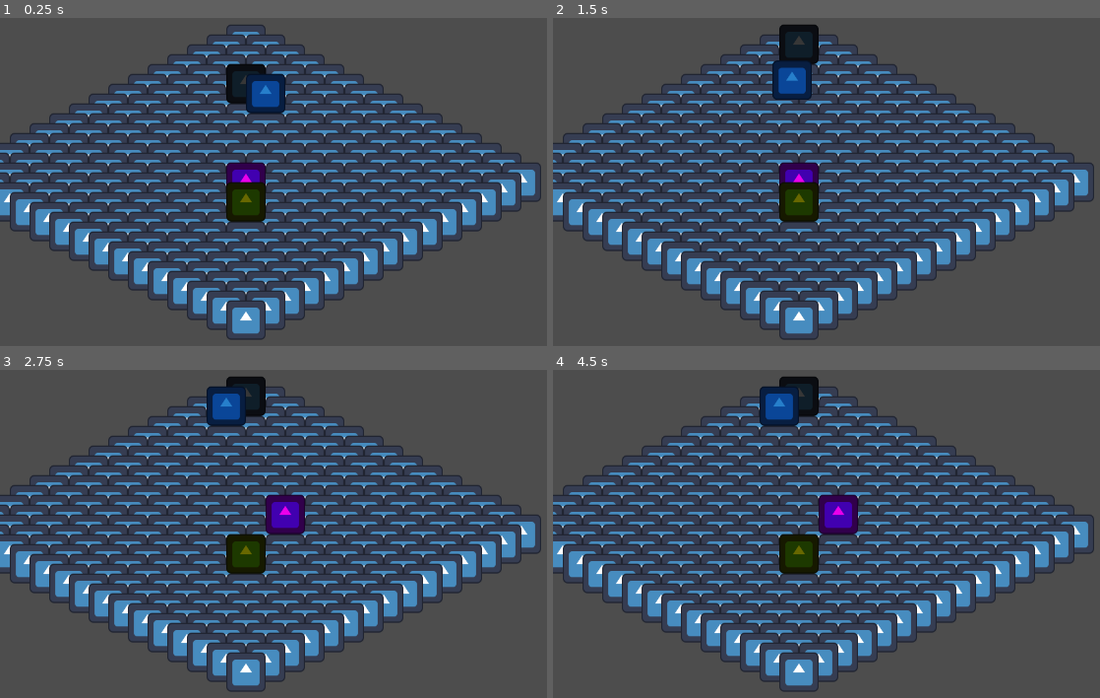
Above: before the commit, frames 1-4 (two rows, left to right).
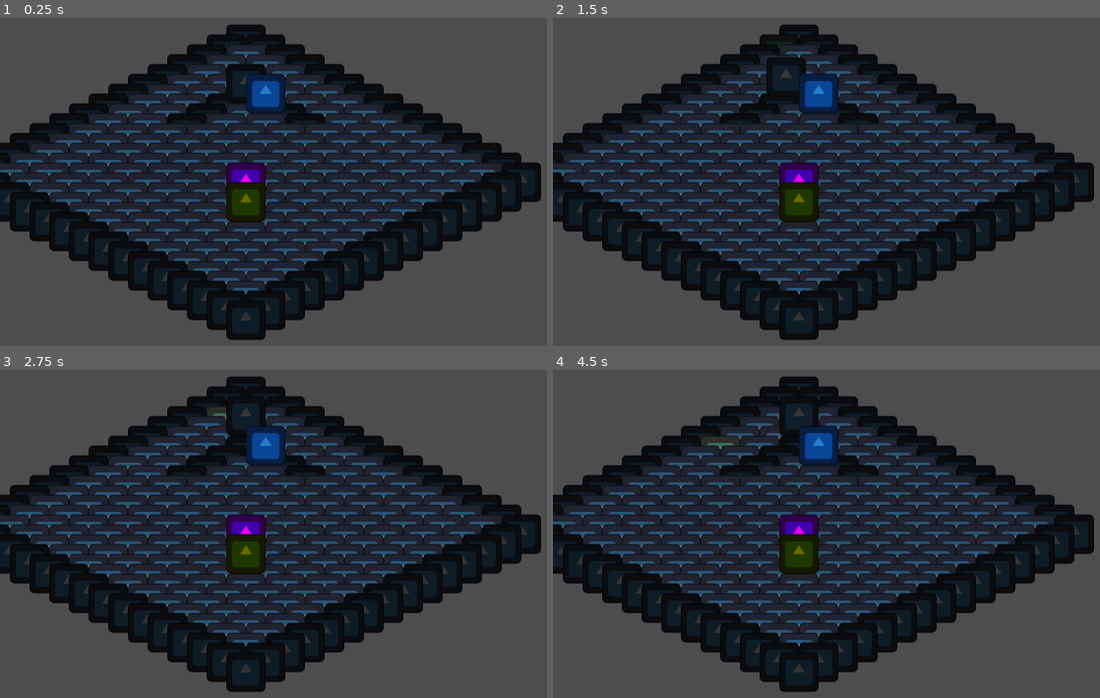
Above: after the commit, the same moments.

Repository: CiaranWoodward/LD57
Game: Godot game, scene res://Level/Game.tscn
The game is run twice, just before and just after one commit, with the same random seed, the same clock (stepped at 60 frames per second) and the same inputs. The engine's default icon, where the game draws it, is replaced by a stand-in: a white triangle on a blue panel in a dark square.
Inputs (mouse positions are in pixels of both pictures, inside the frame that each line leads up to):
- Up to frame 1 (0.25 s): no input
- Up to frame 2 (1.5 s): tap Enter at 0.5 s; move the mouse to (799, 44) at 0.52 s; click (799, 44) at 0.67 s; move the mouse to (777, 54) at 1.27 s; click (777, 54) at 1.42 s
- Up to frame 3 (2.75 s): move the mouse to (207, 415) at 2.02 s; click (207, 415) at 2.17 s
- Up to frame 4 (4.5 s): tap Space at 2.75, 4.25 s; move the mouse to (738, 425) at 2.77 s; click (738, 425) at 2.92 s; tap Enter at 3.5 s; move the mouse to (722, 435) at 3.52 s; click (722, 435) at 3.67 s; move the mouse to (700, 445) at 4.27 s; click (700, 445) at 4.42 s

The runs differ from the first frame. In frame 1, 50% of the frame differs, in the area x 0-99%, y 2-99%; in frame 2, 51%; in frame 3, 51%; in frame 4, 51%, in the area x 0-99%, y 5-99%.

Commit message:
Enhance tile generation and introduce new tile types
Refactor the tile generation logic in IsometricMap to support different tile types, specifically "stone_floor" and "stone_wall". Create new tile classes for StoneFloorTile and StoneWallTile, each with specific properties and initialization. Update the create_tile function to instantiate the correct tile type based on its designation. Additionally, add scene files for both tile types to facilitate their use in the game environment.

Diff:
--- a/Level/IsometricMap.gd
+++ b/Level/IsometricMap.gd
@@ -43,7 +43,19 @@
 	for x in range(map_width):
 		for y in range(map_height):
 			var grid_pos = Vector2i(x, y)
-			var tile = create_tile(grid_pos)
+
+			# Determine tile type - this is a simple example pattern
+			var tile_type = "stone_floor"
+
+			# Create walls around the perimeter
+			if x == 0 or x == map_width - 1 or y == 0 or y == map_height - 1:
+				tile_type = "stone_wall"
+
+			# Create some additional wall structures for demonstration
+			if (x == 3 and y >= 3 and y <= 6) or (y == 3 and x >= 3 and x <= 6):
+				tile_type = "stone_wall"
+
+			var tile = create_tile(grid_pos, tile_type)
 			tiles[grid_pos] = tile
 			created_tiles += 1
 
@@ -53,14 +65,22 @@
 	print("IsometricMap: Map generation complete")
 
 # Creates a single tile at the specified grid position
-func create_tile(grid_pos: Vector2i, tile_type: String = "grass") -> IsometricTile:
-	# Instantiate the tile scene
+func create_tile(grid_pos: Vector2i, tile_type: String = "stone_floor") -> IsometricTile:
+	# Instantiate the appropriate tile scene based on the type
 	var tile
-	tile = tile_scene.instantiate()
+
+	match tile_type:
+		"stone_floor":
+			tile = load("res://Level/Tiles/StoneFloorTile.tscn").instantiate()
+		"stone_wall":
+			tile = load("res://Level/Tiles/StoneWallTile.tscn").instantiate()
+		_:
+			# Default to stone floor if type not recognized
+			print("IsometricMap: Unknown tile type: " + tile_type + ", defaulting to stone_floor")
+			tile = load("res://Level/Tiles/StoneFloorTile.tscn").instantiate()
 
 	# Set tile properties
 	tile.grid_position = grid_pos
-	tile.type = tile_type
 
 	# Set the tile's position in the world
 	var world_pos = grid_to_world(grid_pos)
--- /dev/null
+++ b/Level/Tiles/StoneFloorTile.gd
@@ -0,0 +1,11 @@
+class_name StoneFloorTile
+extends IsometricTile
+
+func _init():
+	type = "stone_floor"
+	is_walkable = true
+	movement_cost = 1.0
+
+func _ready():
+	super._ready()
+	# Additional initialization for stone floor tile
--- /dev/null
+++ b/Level/Tiles/StoneFloorTile.tscn
@@ -0,0 +1,19 @@
+[gd_scene load_steps=4 format=3 uid="uid://bg7qadqkh8rle"]
+
+[ext_resource type="Script" path="res://Level/Tiles/StoneFloorTile.gd" id="1_o1jfm"]
+[ext_resource type="Texture2D" uid="uid://b70w55lxjudji" path="res://icon.svg" id="2_fuvfk"]
+
+[sub_resource type="RectangleShape2D" id="RectangleShape2D_n88mp"]
+size = Vector2(128, 64)
+
+[node name="StoneFloorTile" type="Node2D"]
+script = ExtResource("1_o1jfm")
+
+[node name="Sprite2D" type="Sprite2D" parent="."]
+self_modulate = Color(0.6, 0.6, 0.6, 1)
+texture = ExtResource("2_fuvfk")
+
+[node name="Area2D" type="Area2D" parent="."]
+
+[node name="CollisionShape2D" type="CollisionShape2D" parent="Area2D"]
+shape = SubResource("RectangleShape2D_n88mp")
--- /dev/null
+++ b/Level/Tiles/StoneWallTile.gd
@@ -0,0 +1,11 @@
+class_name StoneWallTile
+extends IsometricTile
+
+func _init():
+	type = "stone_wall"
+	is_walkable = false  # Cannot walk through walls
+	movement_cost = 0.0  # Not applicable for walls
+
+func _ready():
+	super._ready()
+	# Additional initialization for stone wall tile
--- /dev/null
+++ b/Level/Tiles/StoneWallTile.tscn
@@ -0,0 +1,19 @@
+[gd_scene load_steps=4 format=3 uid="uid://co1o0crhiwx6i"]
+
+[ext_resource type="Script" path="res://Level/Tiles/StoneWallTile.gd" id="1_o1jfm"]
+[ext_resource type="Texture2D" uid="uid://b70w55lxjudji" path="res://icon.svg" id="2_fuvfk"]
+
+[sub_resource type="RectangleShape2D" id="RectangleShape2D_n88mp"]
+size = Vector2(128, 64)
+
+[node name="StoneWallTile" type="Node2D"]
+script = ExtResource("1_o1jfm")
+
+[node name="Sprite2D" type="Sprite2D" parent="."]
+self_modulate = Color(0.2, 0.2, 0.2, 1)
+texture = ExtResource("2_fuvfk")
+
+[node name="Area2D" type="Area2D" parent="."]
+
+[node name="CollisionShape2D" type="CollisionShape2D" parent="Area2D"]
+shape = SubResource("RectangleShape2D_n88mp")
Not shown, added: Level/Tiles/StoneFloorTile.gd.uid
Not shown, added: Level/Tiles/StoneWallTile.gd.uid
